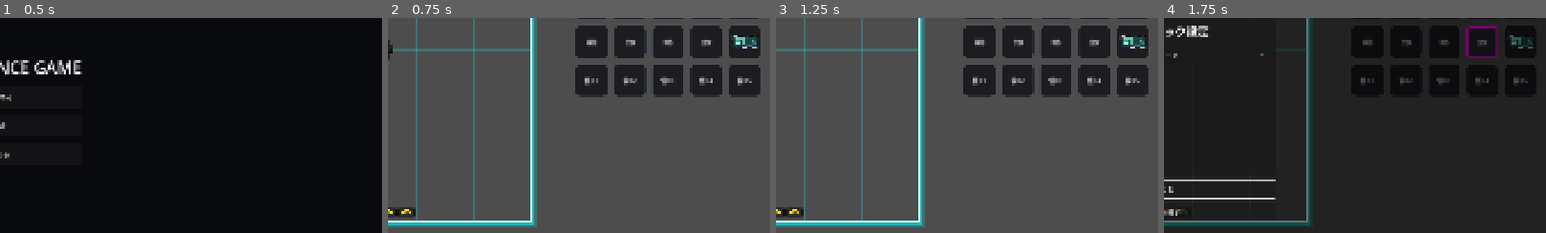
Above: before the commit, frames 1-4 (left to right).
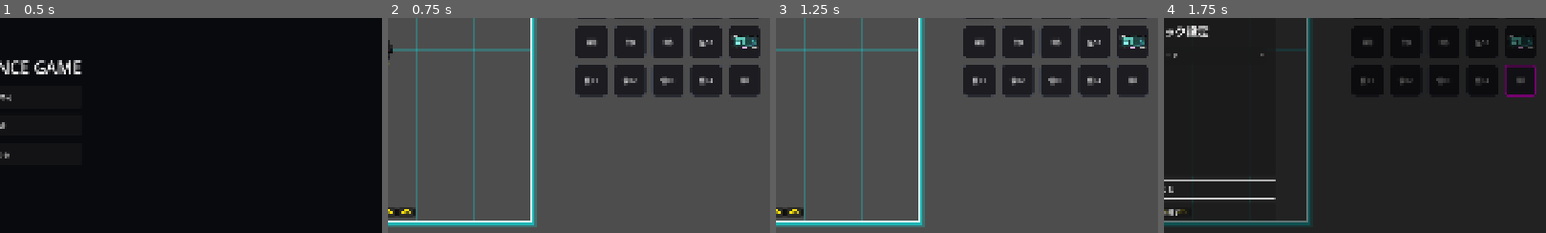
Above: after the commit, the same moments.

Repository: grimoire1089-coder/optimistic
Game: Godot game, scene res://Scenes/Boot/TitleScene.tscn
The game is run twice, just before and just after one commit, with the same random seed, the same clock (stepped at 60 frames per second) and the same inputs. Sound files missing from this copy of the repository are replaced by a short silence.
Inputs:
- Up to frame 1 (0.5 s): no input
- Up to frame 2 (0.75 s): click "はじめる" at 0.5 s
- Up to frame 3 (1.25 s): no input
- Up to frame 4 (1.75 s): click "設定" at 1.25 s
The pictures show only the part of the screen within x 50-100%, y 28-78%; the shares and areas given below are measured in that part.

Frame 1 is identical in both runs. In frame 2, 0.2% of the frame differs, in the area x 81-96%, y 10-32%; in frame 3, 0.2%; in frame 4, 0.8%, in the area x 79-98%, y 3-37%.

Commit message:
Swap settings and placeholder HUD button positions

Diff:
--- a/Scripts/UI/HUD/Modules/RightHudLayoutModule.gd
+++ b/Scripts/UI/HUD/Modules/RightHudLayoutModule.gd
@@ -53,13 +53,13 @@
 	"MoveButton": Vector2(SECOND_ROW_MOVE_LEFT, SECOND_ROW_TOP),
 	"WorkCreditButton": Vector2(SECOND_ROW_WORK_LEFT, SECOND_ROW_TOP),
 	"CraftButton": Vector2(SECOND_ROW_CRAFT_LEFT, SECOND_ROW_TOP),
-	"SettingsButton": Vector2(SECOND_ROW_SETTINGS_LEFT, SECOND_ROW_TOP),
+	"SettingsButton": Vector2(THIRD_ROW_PLACEHOLDER_05_LEFT, THIRD_ROW_TOP),
 	"BillButton": Vector2(SECOND_ROW_BILL_LEFT, SECOND_ROW_TOP),
 	"PlaceholderHudButton01": Vector2(THIRD_ROW_PLACEHOLDER_01_LEFT, THIRD_ROW_TOP),
 	"PlaceholderHudButton02": Vector2(THIRD_ROW_PLACEHOLDER_02_LEFT, THIRD_ROW_TOP),
 	"PlaceholderHudButton03": Vector2(THIRD_ROW_PLACEHOLDER_03_LEFT, THIRD_ROW_TOP),
 	"PlaceholderHudButton04": Vector2(THIRD_ROW_PLACEHOLDER_04_LEFT, THIRD_ROW_TOP),
-	"PlaceholderHudButton05": Vector2(THIRD_ROW_PLACEHOLDER_05_LEFT, THIRD_ROW_TOP),
+	"PlaceholderHudButton05": Vector2(SECOND_ROW_SETTINGS_LEFT, SECOND_ROW_TOP),
 }
 
 const RIGHT_PANEL_LAYOUTS := {
